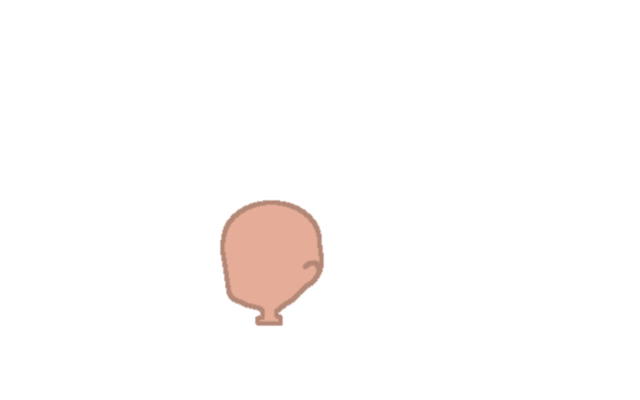
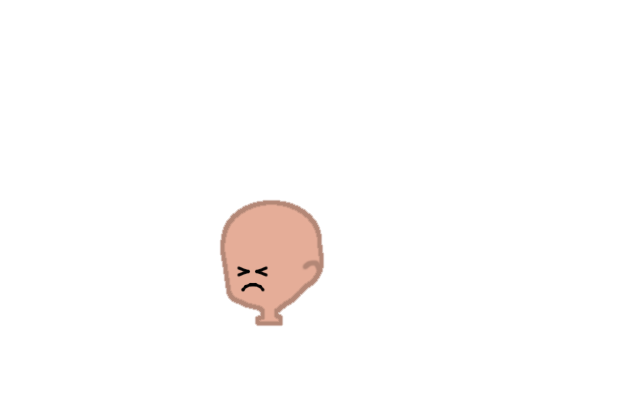
The second 640px x 400px image is a revision of the first. Changes to its layers:
showed "FrustratedFace" over bbox(236, 265, 269, 293)
